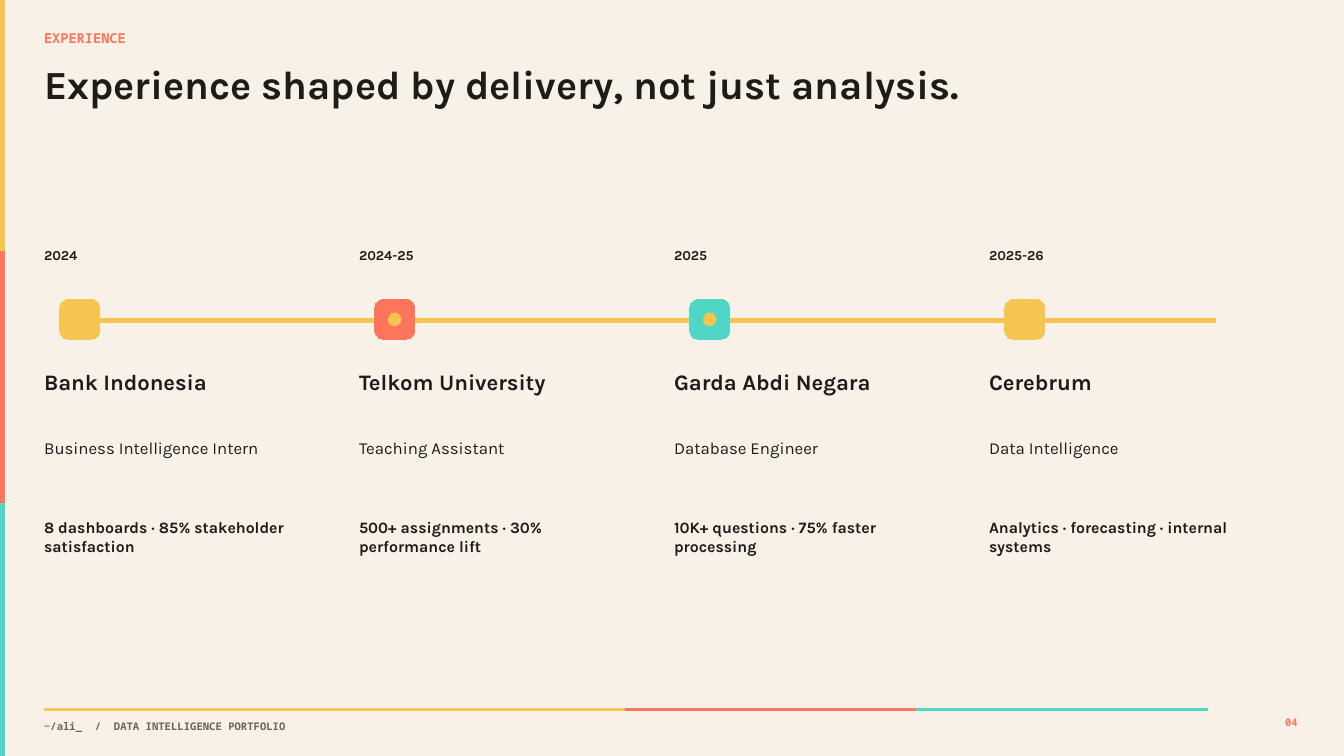
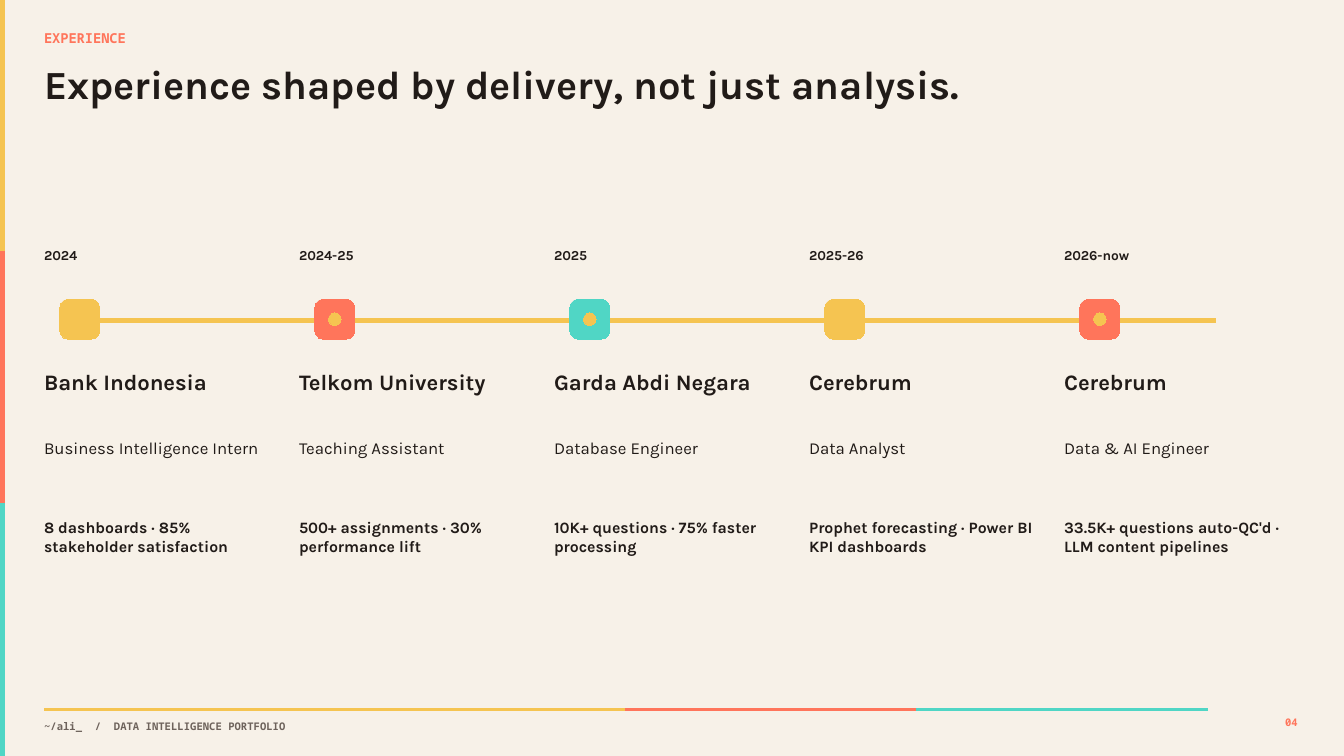
Before and after one commit to akbaralqahri/portofolio, a slide deck: slide 4 of outputs/Muhammad_Ali_Akbar_Al-Qahri_Portfolio_Minimal.pptx. Drawn at 1344x756 pixels with LibreOffice and Linux fonts; fonts in the diff are those of the drawing. Boxes give left, top, right and bottom in pixels: in the first picture for what was removed or moved away, otherwise in the second. Text is boxed around its words. In the diff, an @@ line names an element or a change of style, - is before the commit and + after.

```diff
--- a/outputs/Muhammad_Ali_Akbar_Al-Qahri_Portfolio_Minimal.pptx
+++ b/outputs/Muhammad_Ali_Akbar_Al-Qahri_Portfolio_Minimal.pptx
@@ text "2024-25": place and size @@
-text "2024-25" at bbox=[359, 251, 414, 260]
+text "2024-25" at bbox=[299, 251, 354, 260]
@@ text "2025": place and size @@
-text "2025" at bbox=[674, 251, 707, 260]
+text "2025" at bbox=[554, 251, 587, 260]
@@ text "2025-26": place and size @@
-text "2025-26" at bbox=[989, 251, 1044, 260]
+text "2025-26" at bbox=[809, 251, 864, 260]
@@ text added at bbox=[1064, 251, 1129, 260], 9.8 pt, text #211B18, bold @@
+2026-now
@@ rounded rectangle: place and size @@
-rounded rectangle at bbox=[375, 299, 415, 340]
+rounded rectangle at bbox=[315, 299, 355, 340]
@@ rounded rectangle: place and size @@
-rounded rectangle at bbox=[690, 299, 730, 340]
+rounded rectangle at bbox=[570, 299, 610, 340]
@@ rounded rectangle: place and size @@
-rounded rectangle at bbox=[1005, 299, 1046, 340]
+rounded rectangle at bbox=[825, 299, 865, 340]
@@ rounded rectangle added at bbox=[1080, 299, 1120, 340], fill #FF755B, outline #FF755B 0 pt @@
@@ rounded rectangle: place and size @@
-rounded rectangle at bbox=[388, 313, 400, 325]
+rounded rectangle at bbox=[329, 313, 341, 325]
@@ rounded rectangle: place and size @@
-rounded rectangle at bbox=[704, 313, 716, 325]
+rounded rectangle at bbox=[584, 313, 596, 325]
@@ rounded rectangle: place and size @@
-rounded rectangle at bbox=[1018, 313, 1030, 325]
+rounded rectangle at bbox=[839, 313, 851, 325]
@@ rounded rectangle added at bbox=[1094, 313, 1106, 325], fill #F5C451, outline #F5C451 0 pt @@
@@ text "Telkom University": place and size @@
-text "Telkom University" at bbox=[359, 374, 545, 396]
+text "Telkom University" at bbox=[299, 374, 485, 396]
@@ text "Garda Abdi Negara": place and size @@
-text "Garda Abdi Negara" at bbox=[674, 374, 871, 396]
+text "Garda Abdi Negara" at bbox=[554, 374, 751, 396]
@@ text "Cerebrum": place and size @@
-text "Cerebrum" at bbox=[989, 375, 1092, 391]
+text "Cerebrum" at bbox=[809, 375, 912, 391]
@@ text added at bbox=[1064, 375, 1167, 391], 15.8 pt, text #211B18, bold @@
+Cerebrum
@@ text "Teaching Assistant": place and size @@
-text "Teaching Assistant" at bbox=[359, 442, 504, 458]
+text "Teaching Assistant" at bbox=[299, 442, 444, 458]
@@ text "Database Engineer": place and size @@
-text "Database Engineer" at bbox=[674, 442, 817, 458]
+text "Database Engineer" at bbox=[554, 442, 698, 458]
@@ text at bbox=[809, 442, 906, 458]: text changed @@
-Data Intelligence
+Data Analyst
@@ text added at bbox=[1064, 442, 1209, 458], 12 pt, text #211B18 @@
+Data & AI Engineer
@@ text "8 dashboards · 85% stakeholder ..." rewrapped from bbox=[44, 522, 283, 552] to bbox=[44, 522, 228, 552] @@
@@ text "500+ assignments · 30% performance ...": place and size @@
-text "500+ assignments · 30% performance ..." at bbox=[359, 522, 542, 556]
+text "500+ assignments · 30% performance ..." at bbox=[299, 522, 482, 556]
@@ text "10K+ questions · 75% faster ...": place and size @@
-text "10K+ questions · 75% faster ..." at bbox=[674, 522, 876, 556]
+text "10K+ questions · 75% faster ..." at bbox=[554, 522, 756, 556]
@@ text at bbox=[809, 522, 1032, 552]: text changed @@
-Analytics · forecasting · internal systems
+Prophet forecasting · Power BI KPI dashboards
@@ text added at bbox=[1064, 522, 1272, 556], 11.2 pt, text #211B18, bold @@
+33.5K+ questions auto-QC'd · LLM content pipelines
```
Also in this commit, not shown: 1 other slide changed, 7 other files.
